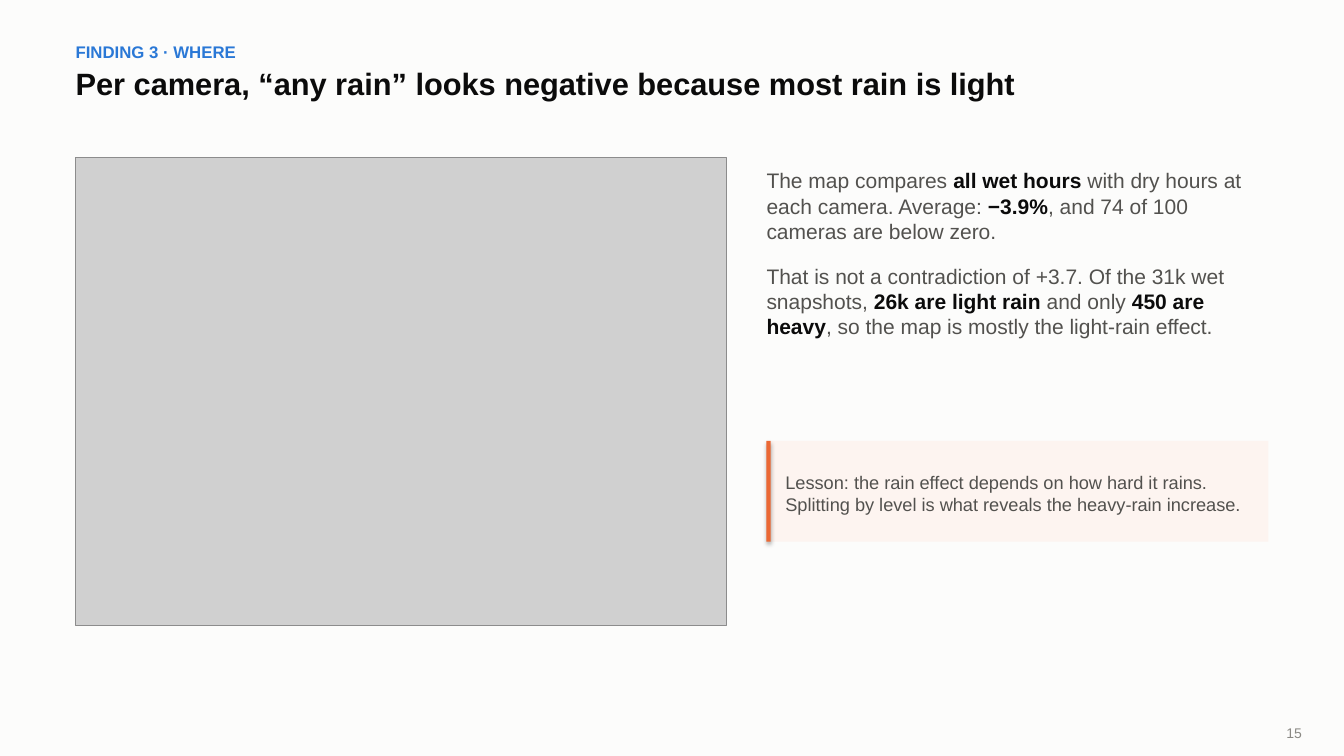
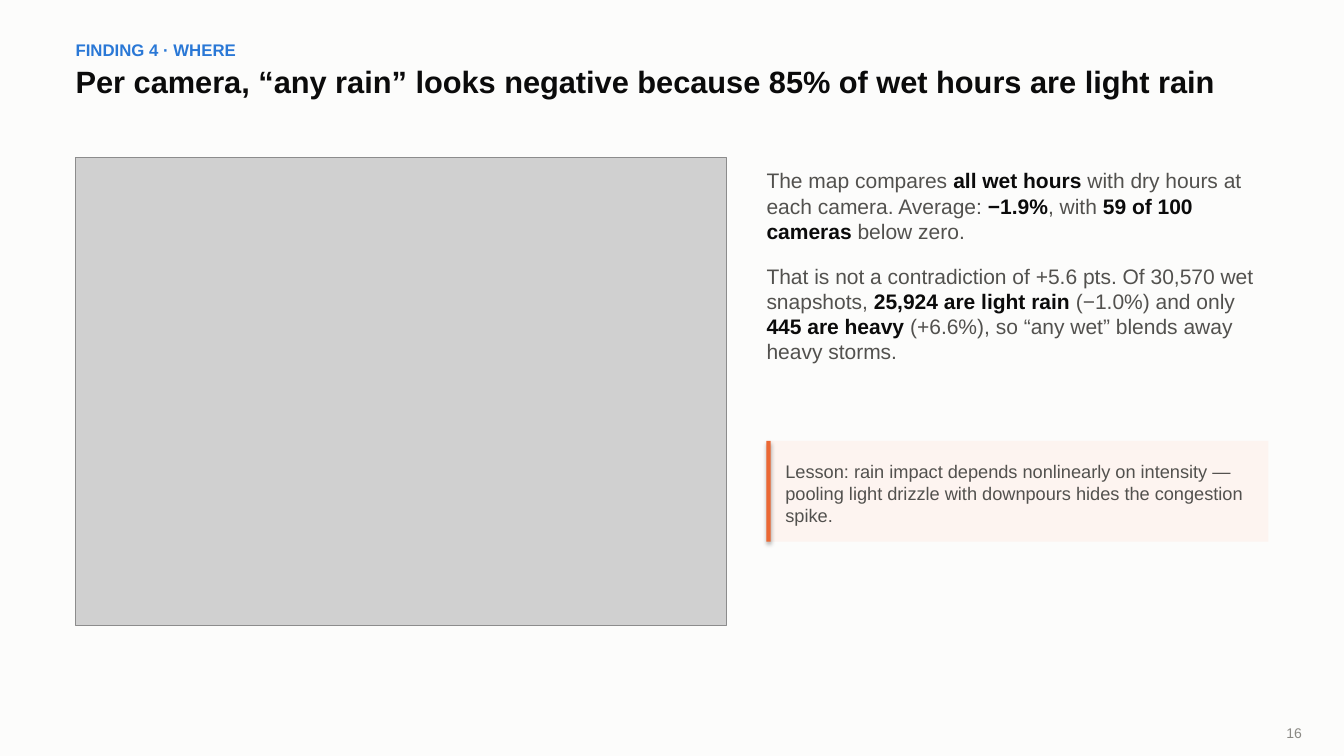
Before and after one commit to PEN1TENT/DSDE-final-project, a slide deck: slide 16 of reports/slides/slides.pptx (slide 15 before the commit). Drawn at 1344x756 pixels with LibreOffice and Linux fonts; fonts in the diff are those of the drawing; grey boxes stand for pictures. Boxes give left, top, right and bottom in pixels: in the first picture for what was removed or moved away, otherwise in the second. Text is boxed around its words. In the diff, an @@ line names an element or a change of style, - is before the commit and + after.

Commit message:
Add feed audit, Traffic DNA, rain DiD, tidal flow, spatial sync insights and 22-slide deck

```diff
--- a/reports/slides/slides.pptx
+++ b/reports/slides/slides.pptx
@@ text at box(76, 44, 235, 56): text changed @@
-FINDING 3 · WHERE
+FINDING 4 · WHERE
@@ text at box(76, 70, 1214, 99): text changed @@
-Per camera, “any rain” looks negative because most rain is light
+Per camera, “any rain” looks negative because 85% of wet hours are light rain
@@ text at box(767, 172, 1254, 364): text changed @@
-The map compares all wet hours with dry hours at each camera. Average: −3.9%, and 74 of 100 cameras are below zero.
-That is not a contradiction of +3.7. Of the 31k wet snapshots, 26k are light rain and only 450 are heavy, so the map is mostly the light-rain effect.
+The map compares all wet hours with dry hours at each camera. Average: −1.9%, with 59 of 100 cameras below zero.
+That is not a contradiction of +5.6 pts. Of 30,570 wet snapshots, 25,924 are light rain (−1.0%) and only 445 are heavy (+6.6%), so “any wet” blends away heavy storms.
@@ text at box(785, 465, 1243, 526): text changed @@
-Lesson: the rain effect depends on how hard it rains. Splitting by level is what reveals the heavy-rain increase.
+Lesson: rain impact depends nonlinearly on intensity — pooling light drizzle with downpours hides the congestion spike.
```
Also in this commit, not shown: 15 other slides changed, 6 slides added, 2 slides removed, 34 other files.
